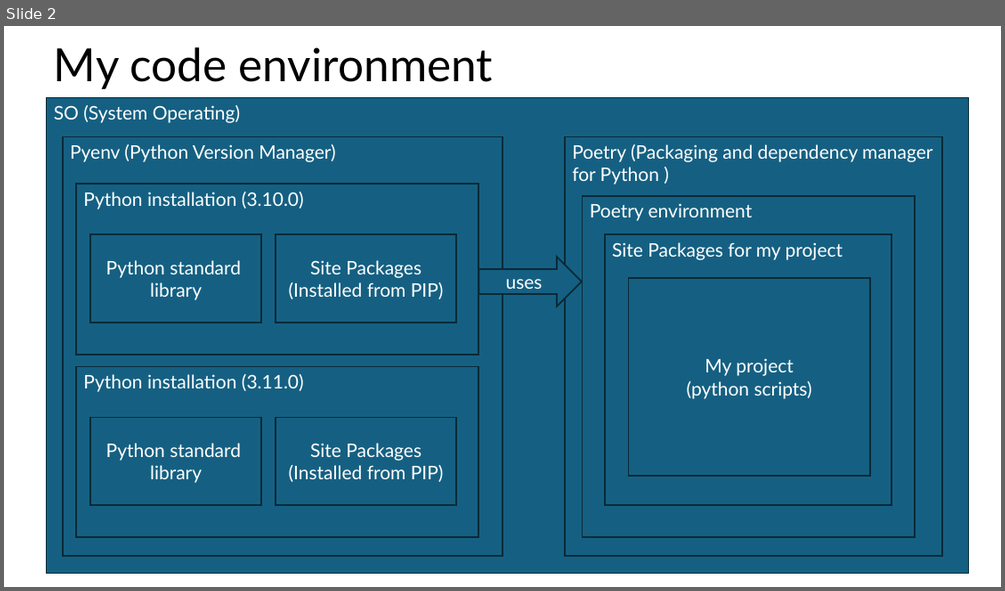
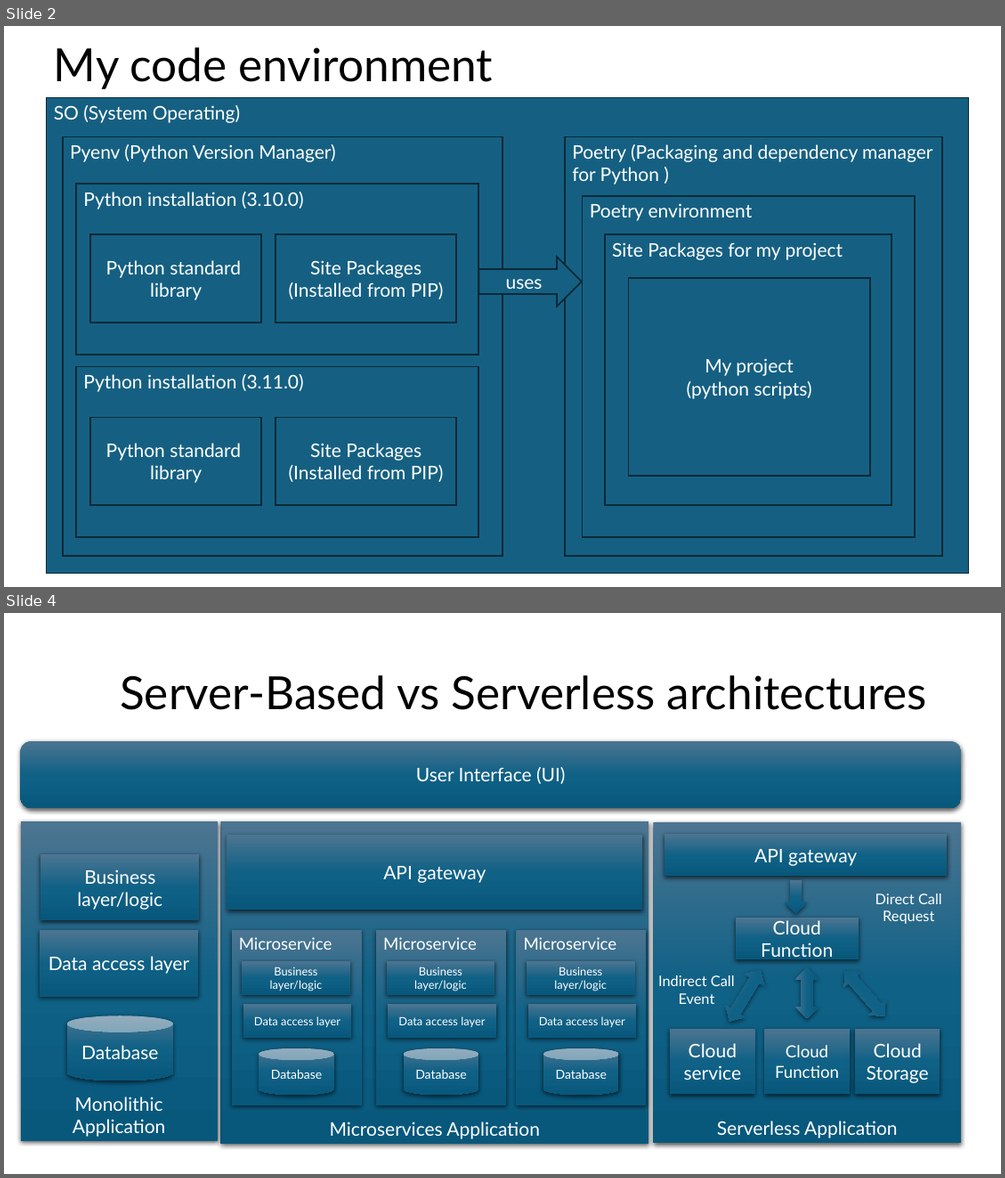
Before and after one commit to haruiz/FullStack-AI-Book, a slide deck: figures.pptx. Shown one above the other, each under a label of ours: slide 2 before the commit, slides 2 and 4 after it; the slides between them are not shown. The pictures are 1005x591 and 1005x1178 pixels, drawn with LibreOffice and Linux fonts; fonts in the diff are those of the drawing. Boxes give left, top, right and bottom in pixels: in the first picture for what was removed or moved away, otherwise in the second. Text is boxed around its words. In the diff, an @@ line names an element or a change of style, - is before the commit and + after.

```diff
--- a/figures.pptx
+++ b/figures.pptx
@@ slide 4 added at box(4, 613, 1001, 1174), background #FFFFFF @@
@@ title added at box(120, 675, 927, 710), 44 pt, text #000000 @@
+Server-Based vs Serverless architectures
@@ rounded rectangle added at box(20, 741, 961, 808), fill gradient #4C7591 to #106287 to #09597D, 18 pt, text #FFFFFF @@
+User Interface (UI)
@@ rectangle added at box(221, 821, 648, 1143), fill gradient #4C7591 to #106287 to #09597D, 18 pt, text #FFFFFF @@
+Microservices Application
@@ rectangle added at box(653, 821, 961, 1143), fill gradient #4C7591 to #106287 to #09597D, 18 pt, text #FFFFFF @@
+Serverless Application
@@ rectangle added at box(226, 835, 643, 910), fill gradient #4C7591 to #106287 to #09597D, 18 pt, text #FFFFFF @@
+API gateway
@@ rectangle added at box(665, 835, 947, 876), fill gradient #4C7591 to #106287 to #09597D, 18 pt, text #FFFFFF @@
+API gateway
@@ down arrow added at box(785, 880, 807, 913), fill gradient #4C7591 to #106287 to #09597D @@
@@ text added at box(875, 893, 942, 924), 14 pt, text #FFFFFF @@
+Direct Call
+Request
@@ group added at box(20, 821, 218, 1140): 3 rectangles, 1 cylinder @@
+Monolithic Application
+Database
+Business layer/logic
+Data access layer
@@ rectangle added at box(736, 917, 858, 959), fill gradient #4C7591 to #106287 to #09597D, 18 pt, text #FFFFFF @@
+Cloud Function
@@ text added at box(658, 975, 735, 1004), 14 pt, text #FFFFFF @@
+Indirect Call
+Event
@@ left right arrow added at box(720, 965, 770, 1027), fill gradient #4C7591 to #106287 to #09597D @@
@@ left right arrow added at box(795, 968, 818, 1019), fill gradient #4C7591 to #106287 to #09597D @@
@@ left right arrow added at box(836, 964, 893, 1023), fill gradient #4C7591 to #106287 to #09597D @@
@@ group added at box(231, 929, 362, 1105): 3 rectangles, 1 cylinder @@
+Microservice
+Database
+Business layer/logic
+Data access layer
@@ group added at box(376, 929, 507, 1105): 3 rectangles, 1 cylinder @@
+Microservice
+Database
+Business layer/logic
+Data access layer
@@ group added at box(517, 929, 647, 1105): 3 rectangles, 1 cylinder @@
+Microservice
+Database
+Business layer/logic
+Data access layer
@@ rectangle added at box(671, 1029, 755, 1094), fill gradient #4C7591 to #106287 to #09597D, 18 pt, text #FFFFFF @@
+Cloud service
@@ rectangle added at box(764, 1029, 850, 1094), fill gradient #4C7591 to #106287 to #09597D, 16 pt, text #FFFFFF @@
+Cloud Function
@@ rectangle added at box(855, 1029, 940, 1094), fill gradient #4C7591 to #106287 to #09597D, 18 pt, text #FFFFFF @@
+Cloud Storage
```
Also in this commit, not shown: 1 other slide added, 39 other files.
